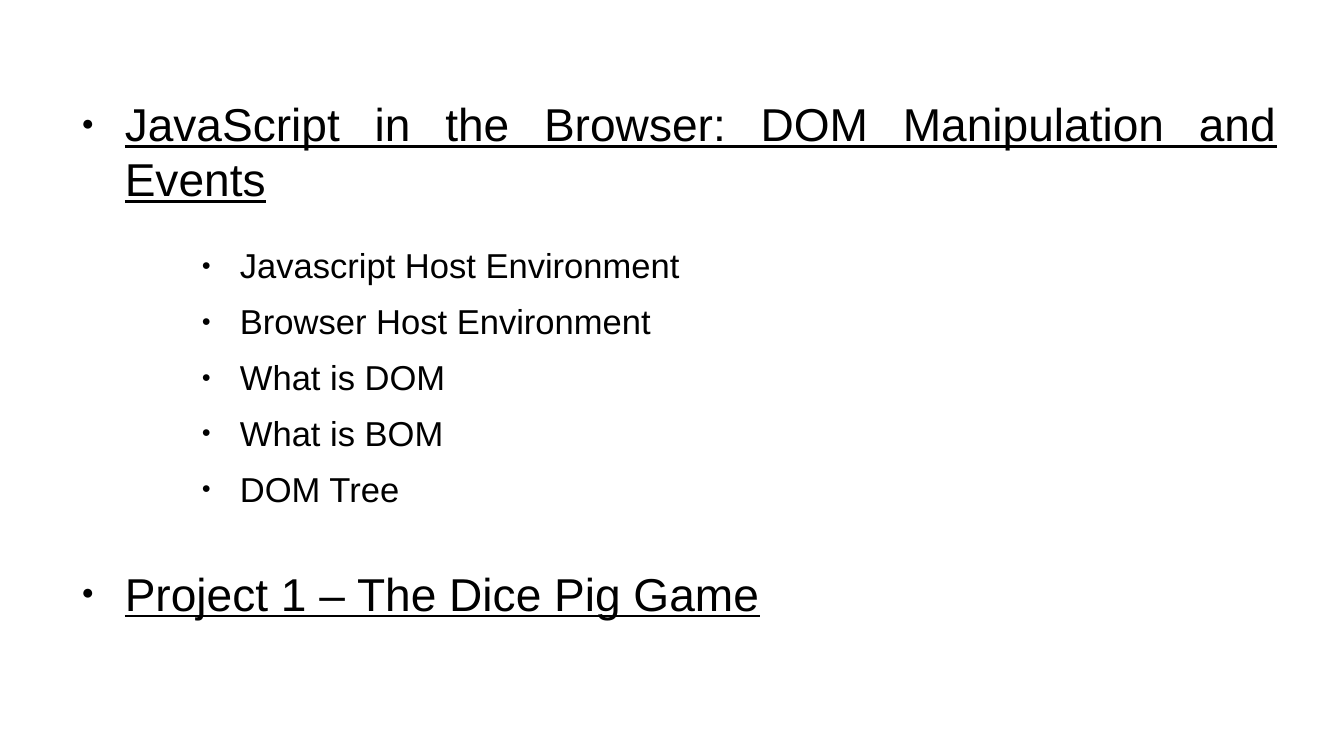
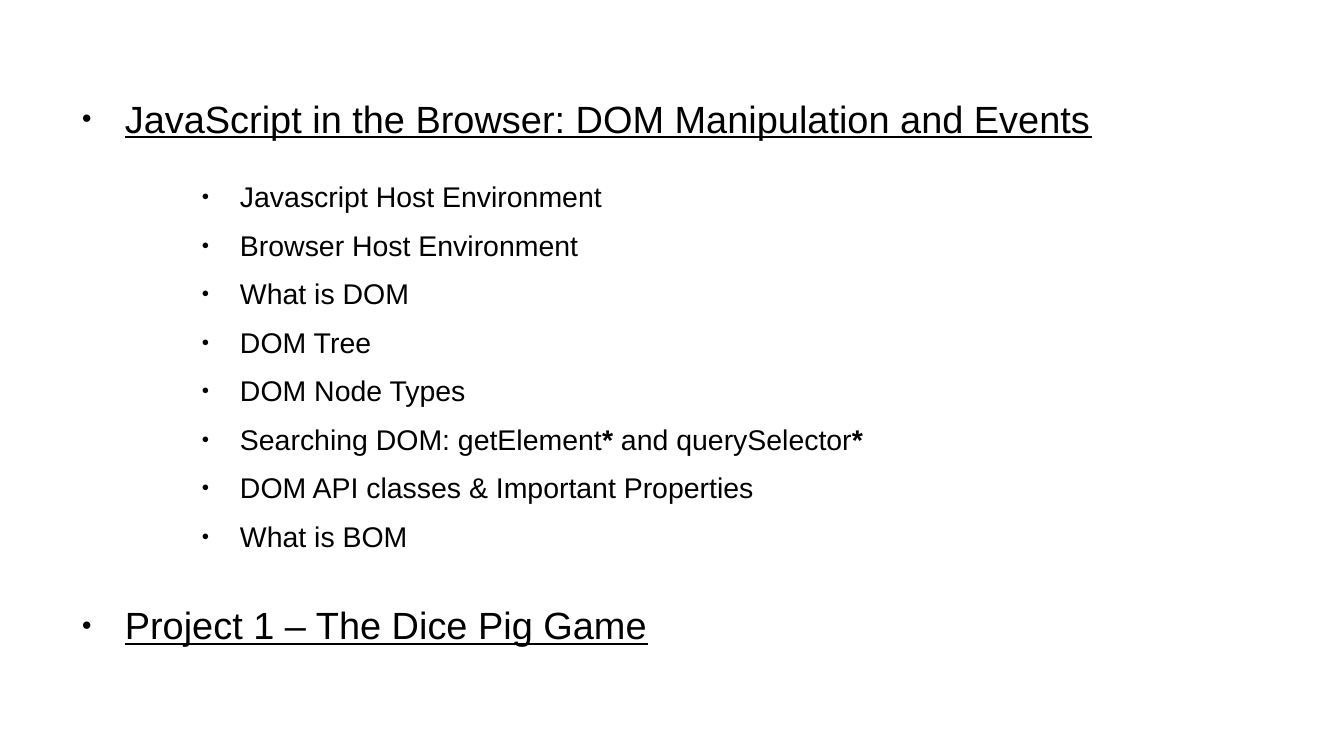
Before and after one commit to rajeshchauhan23102008/documents, a slide deck: slide 6 of src/courses/javascript/Javascript - No Theme.odp. Drawn at 1344x756 pixels with LibreOffice and Linux fonts; fonts in the diff are those of the drawing. Boxes give left, top, right and bottom in pixels: in the first picture for what was removed or moved away, otherwise in the second. Text is boxed around its words. In the diff, an @@ line names an element or a change of style, - is before the commit and + after.

```diff
--- a/src/courses/javascript/Javascript - No Theme.odp
+++ b/src/courses/javascript/Javascript - No Theme.odp
@@ text at (125,105,1090,646): size 27.2 to 22.4 pt in "JavaScript in the Browser: DOM Manipulation and ...", "Project 1 – The Dice Pig Game"; size 20.4 to 16.8 pt in "Javascript Host Environment", "Browser Host Environment", "What is DOM", "What is BOM" @@
@@ text at (240,333,863,504): paragraphs added @@
+    ● DOM Tree
+    ● DOM Node Types
+    ● Searching DOM: getElement* and querySelector*
+    ● DOM API classes & Important Properties
@@ text at (240,478,399,503): paragraph removed @@
-    ● DOM Tree
```
Also in this commit, not shown: 3 other slides changed, 10 slides added, 3 other files.
